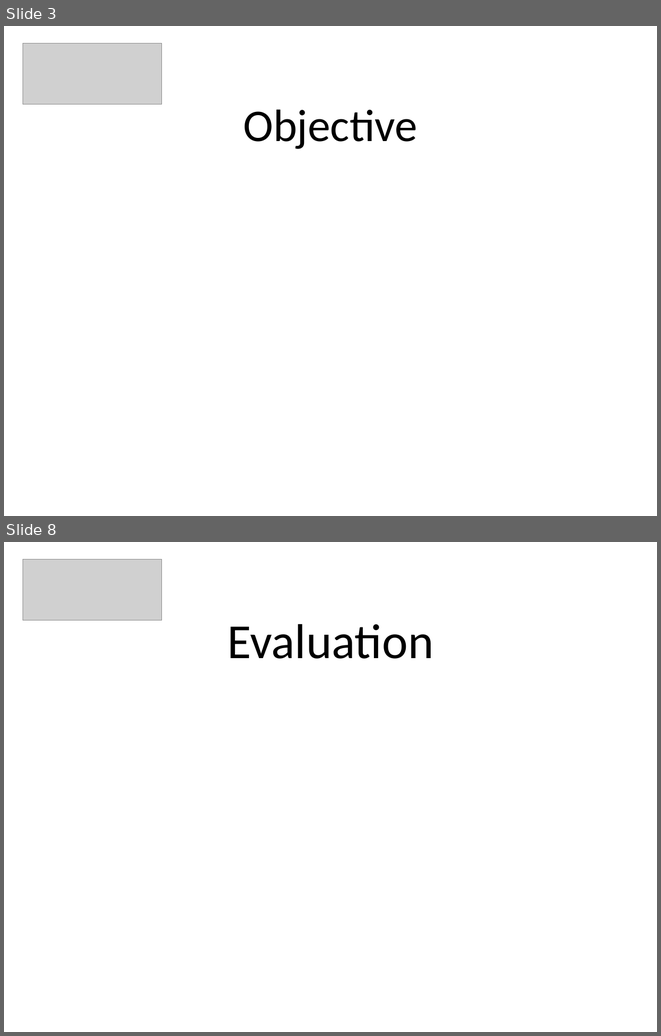
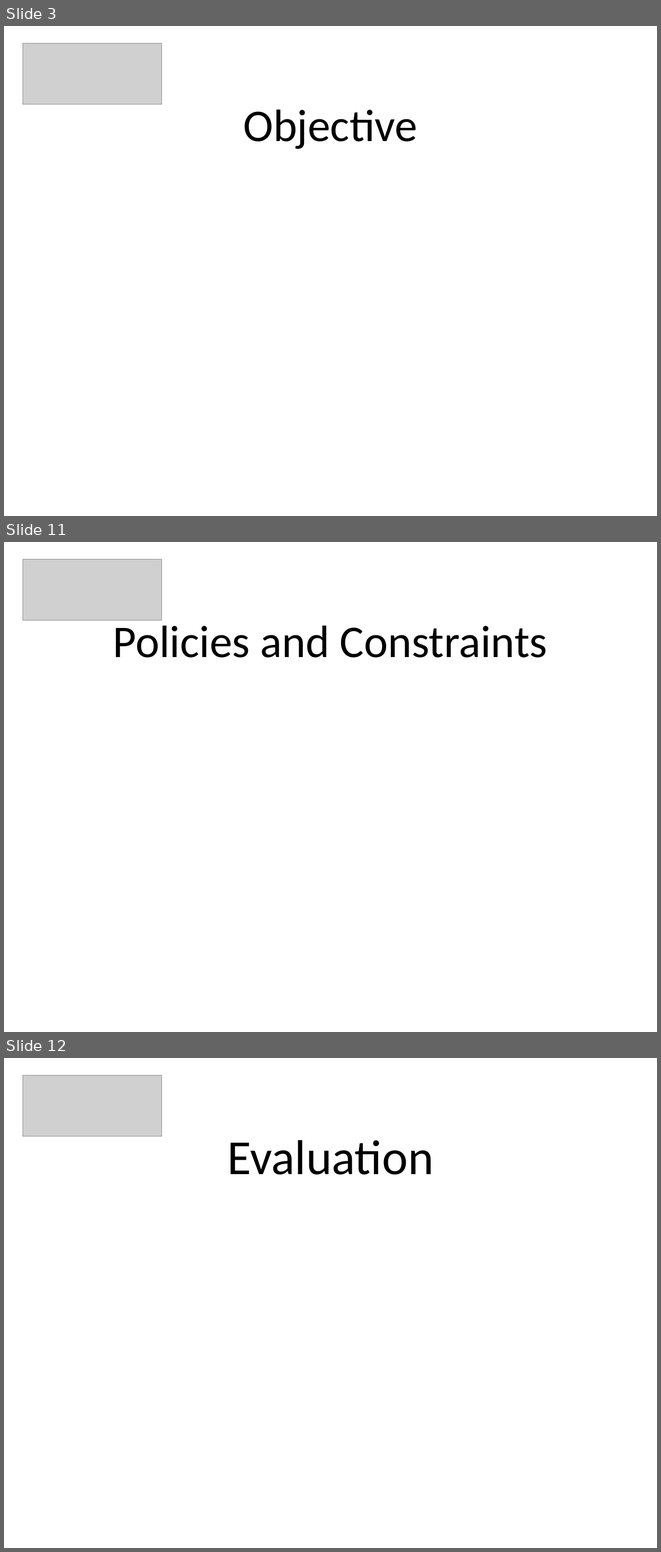
Before and after one commit to PeBraz/MapNoReduce, a slide deck: paper-presentation/padi-presentation.pptx. Shown one above the other, each under a label of ours: slides 3 and 8 before the commit, slides 3, 11 and 12 after it; the slides between them are not shown. The pictures are 661x1036 and 661x1552 pixels, drawn with LibreOffice and Linux fonts; fonts in the diff are those of the drawing; grey boxes stand for pictures. Boxes give left, top, right and bottom in pixels: in the first picture for what was removed or moved away, otherwise in the second. Text is boxed around its words. In the diff, an @@ line names an element or a change of style, - is before the commit and + after.

```diff
--- a/paper-presentation/padi-presentation.pptx
+++ b/paper-presentation/padi-presentation.pptx
@@ slide 11 added at <box>4,542,657,1032</box>, background #FFFFFF @@
@@ picture added at <box>23,559,162,620</box> @@
@@ title added at <box>113,619,548,658</box>, 50 pt, text #000000 @@
+Policies and Constraints
@@ what was slide 8 is now slide 12 @@
```
Also in this commit, not shown: 1 slide changed, 6 other slides added, 3 slides removed.
